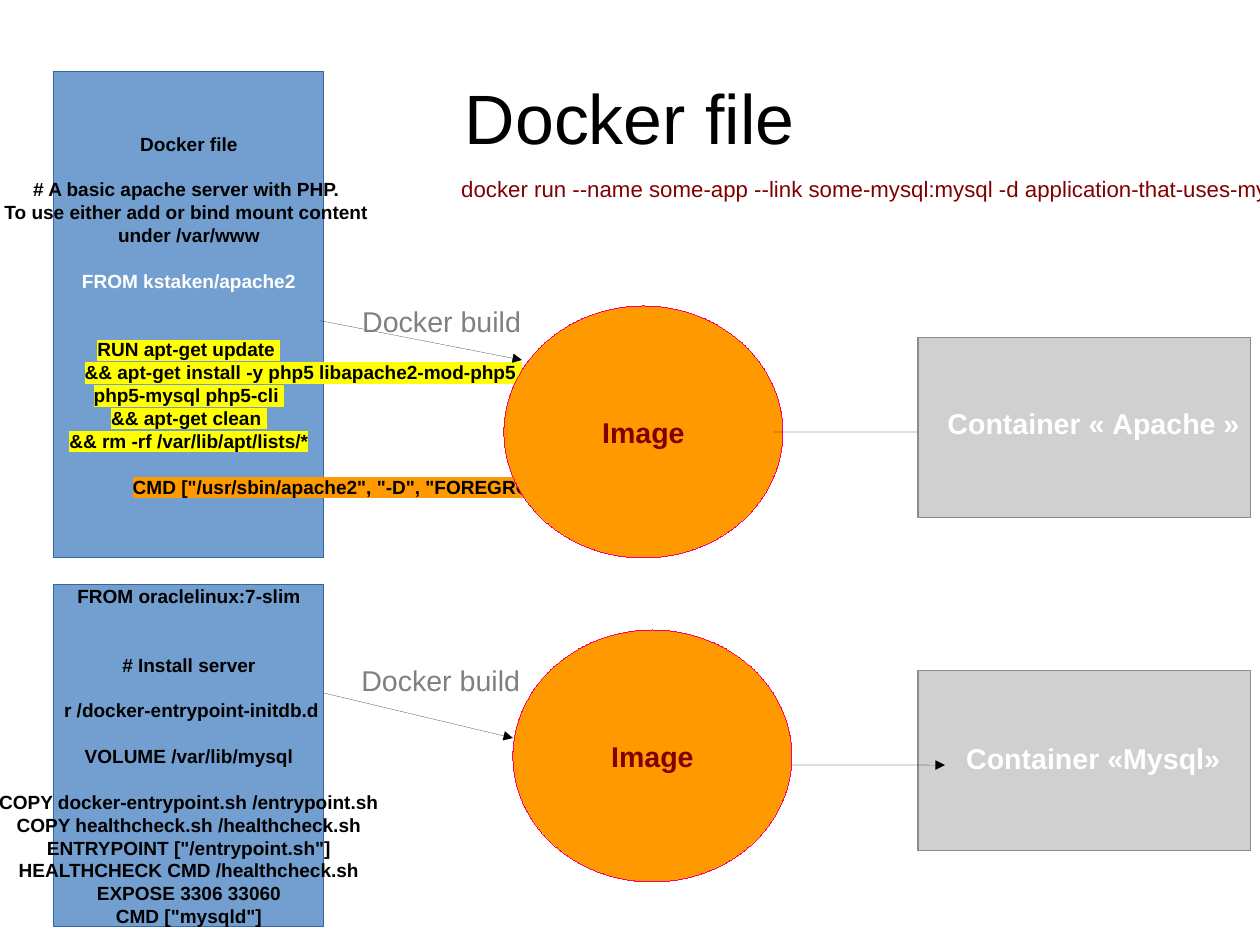
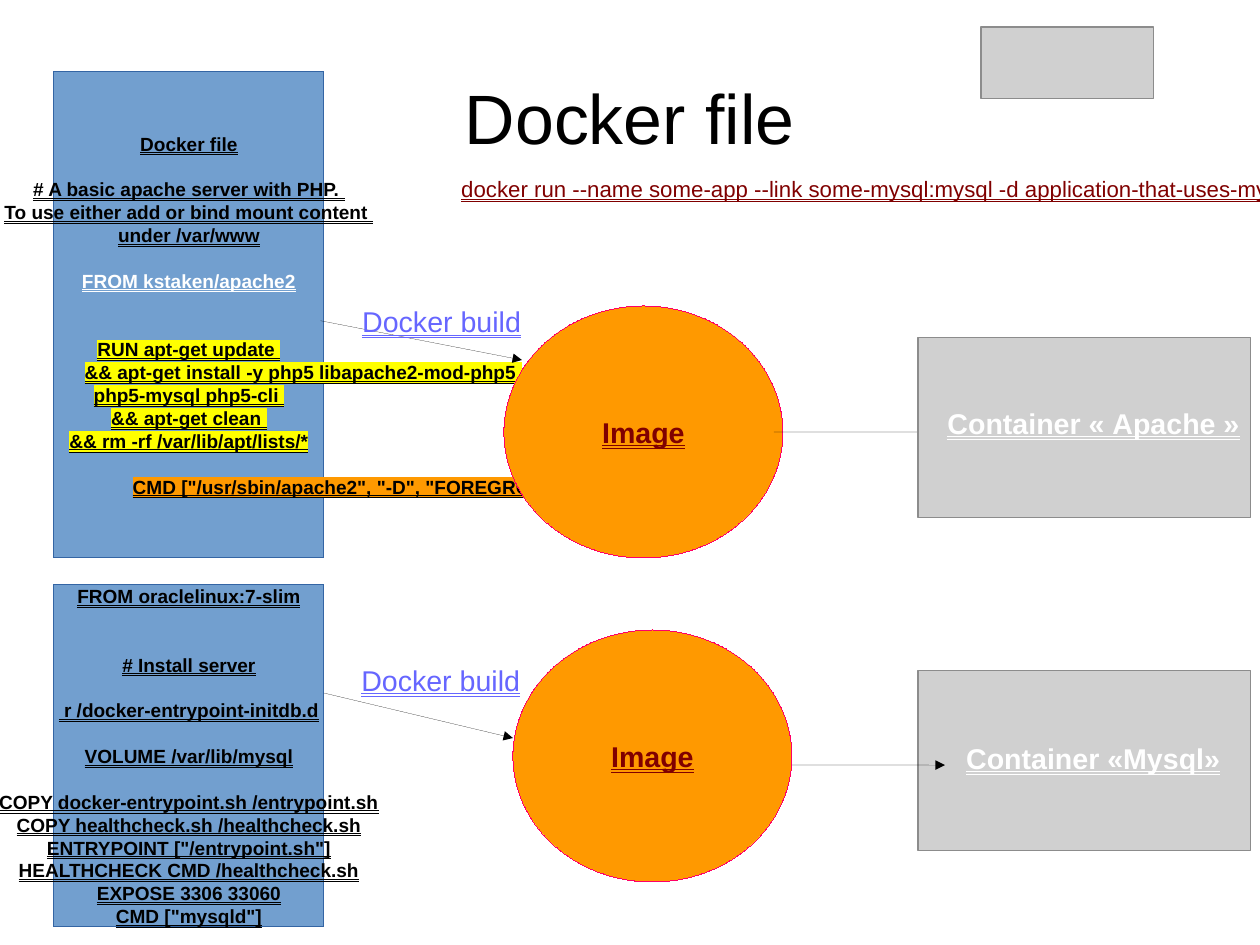
Before and after one commit to heylve/current, a slide deck: slide 6 of Rencontre_devs/docker_dev_conf_20_11_2017.odp (slide 4 before the commit). Drawn at 1260x945 pixels with LibreOffice and Linux fonts; fonts in the diff are those of the drawing; grey boxes stand for pictures. Boxes give left, top, right and bottom in pixels: in the first picture for what was removed or moved away, otherwise in the second. Text is boxed around its words. In the diff, an @@ line names an element or a change of style, - is before the commit and + after.

Commit message:
WIP docker

```diff
--- a/Rencontre_devs/docker_dev_conf_20_11_2017.odp
+++ b/Rencontre_devs/docker_dev_conf_20_11_2017.odp
@@ picture added at [981,27,1154,98] @@
@@ text "Docker build" at [362,311,521,338]: text colour #808080 to #6666FF, underline on @@
@@ text "Docker build" at [361,670,520,694]: text colour #808080 to #6666FF, underline on @@
@@ underline on in 7 elements at [54,72,324,558], [504,306,783,558], [947,414,1215,440], [966,749,1220,775], [54,585,324,927], [461,181,1260,202], [513,630,792,882] @@
```
Also in this commit, not shown: 11 other slides changed, 4 slides added.
